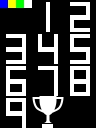
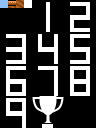
Before/after of a w=96, h=128 layered artwork. What changed in the layer stack:
added layer "Itsatsitako geruza" above "background.png" over [0, 0, 8, 8]
painted on "background.png" over [0, 0, 24, 8]
